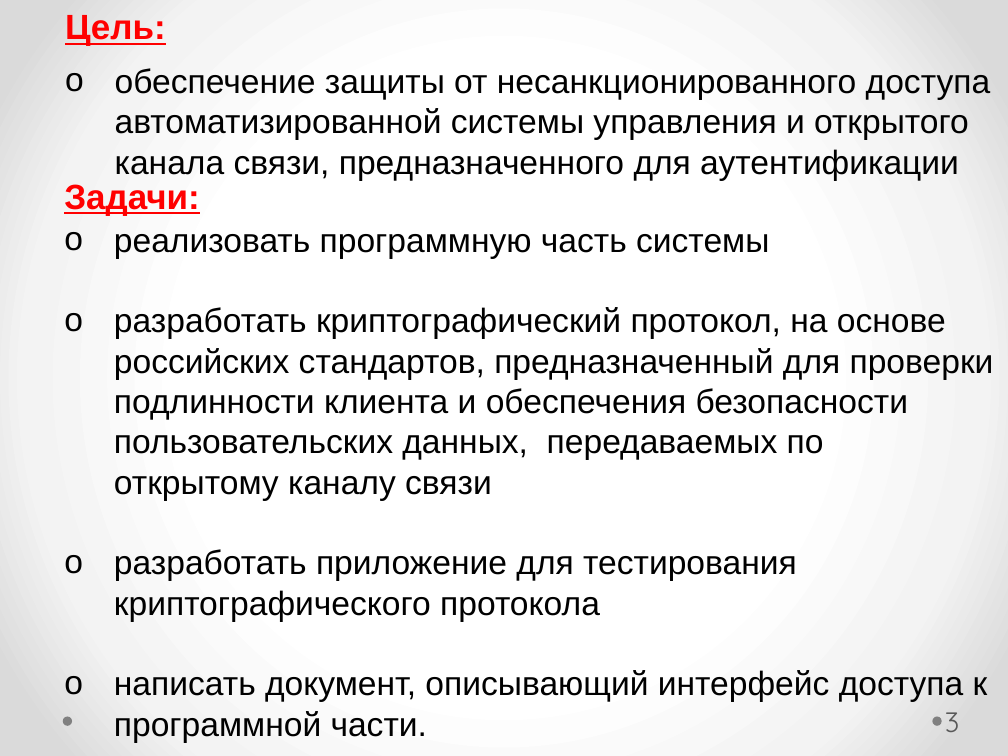
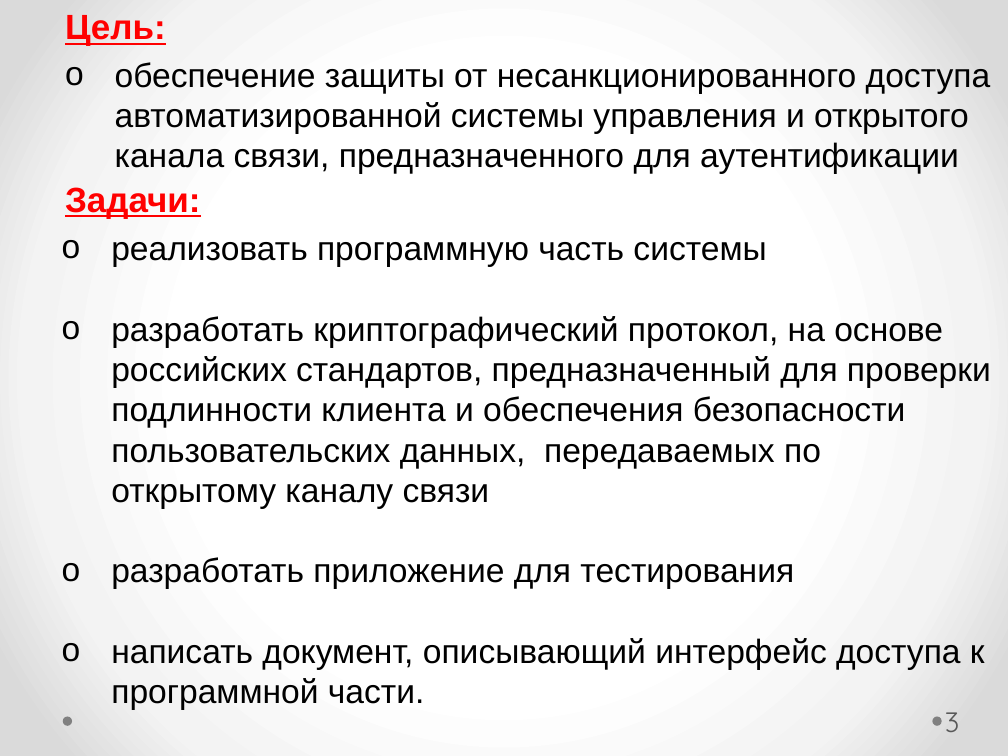
Before and after one commit to romanivanov21/tk_project_windows, a slide deck: slide 3 of ВКР (выпускная квалификационная работа)/MP-49_Ivanov_Roman_present.pptx. Drawn at 1008x756 pixels with LibreOffice and Linux fonts; fonts in the diff are those of the drawing. Boxes give left, top, right and bottom in pixels: in the first picture for what was removed or moved away, otherwise in the second. Text is boxed around its words. In the diff, an @@ line names an element or a change of style, - is before the commit and + after.

```diff
--- a/ВКР (выпускная квалификационная работа)/MP-49_Ivanov_Roman_present.pptx
+++ b/ВКР (выпускная квалификационная работа)/MP-49_Ivanov_Roman_present.pptx
@@ text "обеспечение защиты от несанкционированного доступа ..." moved from (x1=115, y1=68, x2=991, y2=181) to (x1=115, y1=62, x2=991, y2=174) @@
@@ text "реализовать программную часть системы" moved from (x1=114, y1=234, x2=994, y2=743) to (x1=111, y1=242, x2=991, y2=710) @@
@@ text at (x1=111, y1=557, x2=794, y2=589): text changed @@
-o разработать приложение для тестирования криптографического протокола
+o разработать приложение для тестирования
```
Also in this commit, not shown: 6 other slides changed, 3 slides added, 5 slides removed, 1 other file.
